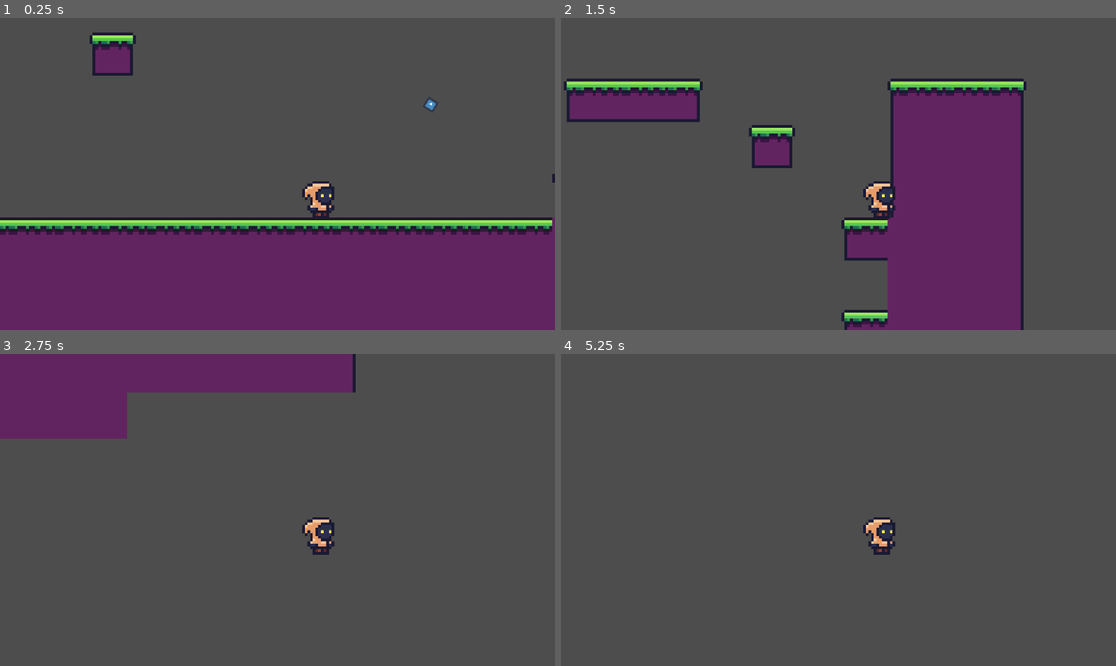
Above: before the commit, frames 1-4 (two rows, left to right).
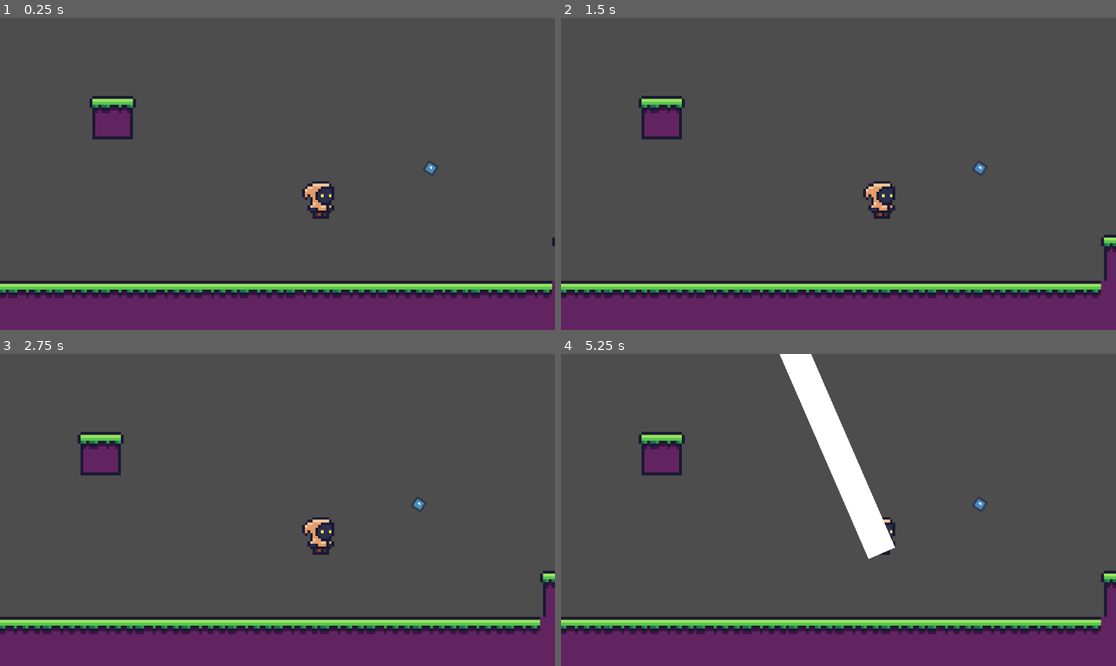
Above: after the commit, the same moments.

Repository: zenbenten/Godot-Platformer
Game: Godot game, scene res://Assets/Scenes/Areas/area_1.tscn
The game is run twice, just before and just after one commit, with the same random seed, the same clock (stepped at 60 frames per second) and the same inputs. The engine's default icon, where the game draws it, is replaced by a stand-in: a white triangle on a blue panel in a dark square.
Inputs (mouse positions are in pixels of both pictures, inside the frame that each line leads up to):
- Up to frame 1 (0.25 s): no input
- Up to frame 2 (1.5 s): tap Enter at 0.5 s; move the mouse to (960, 158) at 0.52 s; hold Right (move_right) from 0.53 s (still down); tap C (grapple) at 0.6 s; click (960, 158) at 0.67 s; tap Z (jump) at 0.77, 1.07 s; tap X (item_use) at 0.8, 1.35 s; move the mouse to (727, 189) at 1.27 s; click (727, 189) at 1.42 s
- Up to frame 3 (2.75 s): tap Z (jump) at 1.52, 1.55, 1.82, 2.1 s; move the mouse to (333, 441) at 2.02 s; release Right (move_right) at 2.03 s; hold Left (move_left) from 2.03 s (still down); click (333, 441) at 2.17 s; tap C (grapple) at 2.3 s
- Up to frame 4 (5.25 s): move the mouse to (810, 572) at 2.77 s; release Left (move_left) at 2.78 s; hold Right (move_right) 2.78-4.28 s; tap C (grapple) at 2.85, 4.35 s; click (810, 572) at 2.92 s; tap Z (jump) at 3.02, 3.32, 3.77, 3.8, 4.07, 4.52, 4.82 s; tap X (item_use) at 3.05, 3.6, 5.1 s; tap Space at 3.5, 5 s; move the mouse to (1005, 556) at 3.52 s; click (1005, 556) at 3.67 s; tap Enter at 4.25 s; move the mouse to (672, 463) at 4.27 s; hold Left (move_left) 4.28-5.03 s; click (672, 463) at 4.42 s; move the mouse to (866, 510) at 5.02 s; hold Right (move_right) from 5.03 s (still down); click (866, 510) at 5.17 s

The runs differ from the first frame. In frame 1, 28% of the frame differs, in the area x 0-100%, y 4-90%; in frame 2, 35%, in the area x 0-100%, y 19-100%; in frame 3, 28%; in frame 4, 21%.

Commit message:
attemping hookshot that is launched and retracted, aimed by mouse

Diff:
--- a/Assets/Scenes/Areas/area_1.tscn
+++ b/Assets/Scenes/Areas/area_1.tscn
@@ -1,8 +1,9 @@
-[gd_scene load_steps=8 format=3 uid="uid://badcvjrm3v6id"]
+[gd_scene load_steps=9 format=3 uid="uid://badcvjrm3v6id"]
 
 [ext_resource type="Texture2D" uid="uid://bv5h24wmk7523" path="res://Assets/Sprites/tiles_1.png" id="1_3uyhe"]
 [ext_resource type="PackedScene" uid="uid://dqyufja82jv67" path="res://Assets/Scenes/player.tscn" id="2_8wi1m"]
 [ext_resource type="Texture2D" uid="uid://gfuvj2yoti1d" path="res://icon.svg" id="3_8wi1m"]
+[ext_resource type="PackedScene" uid="uid://deh3kruqplmn6" path="res://chaingrapple.tscn" id="4_ql8qi"]
 
 [sub_resource type="GDScript" id="GDScript_8wi1m"]
 
@@ -104,8 +105,9 @@
 format = 2
 layer_0/tile_data = PackedInt32Array(65535, 65536, 0, 3, 65536, 0, 4, 65536, 0, 5, 65536, 1, 2, 65536, 0, 1, 65536, 0,  …(2971 unchanged characters)…
 
-[node name="Player" parent="." instance=ExtResource("2_8wi1m")]
+[node name="Player" parent="." node_paths=PackedStringArray("chain") instance=ExtResource("2_8wi1m")]
 position = Vector2(0, -22)
+chain = NodePath("../Chain")
 
 [node name="Hookpoint" type="StaticBody2D" parent="."]
 position = Vector2(38, -39)
@@ -122,3 +124,5 @@
 [node name="Marker2D" type="Marker2D" parent="Hookpoint"]
 position = Vector2(0, 2)
 scale = Vector2(748.237, 1.29045)
+
+[node name="Chain" parent="." instance=ExtResource("4_ql8qi")]
--- a/Assets/Scenes/player.tscn
+++ b/Assets/Scenes/player.tscn
@@ -1,10 +1,9 @@
-[gd_scene load_steps=7 format=3 uid="uid://dqyufja82jv67"]
+[gd_scene load_steps=6 format=3 uid="uid://dqyufja82jv67"]
 
 [ext_resource type="Script" uid="uid://b7mmlyfkb7maq" path="res://Assets/Scripts/player_controller.gd" id="1_7dd06"]
 [ext_resource type="Texture2D" uid="uid://cym5lijt1p145" path="res://Assets/Sprites/player.png" id="2_7dd06"]
 [ext_resource type="Script" uid="uid://cd17n4syhgoxr" path="res://Assets/Scripts/StateMachine.gd" id="3_38rej"]
 [ext_resource type="Script" uid="uid://b1nbikwyq3qbl" path="res://Assets/Scripts/move.gd" id="4_t1xgp"]
-[ext_resource type="Script" uid="uid://2qka4ubcm45v" path="res://Assets/Scripts/grapple.gd" id="5_23lac"]
 
 [sub_resource type="ConvexPolygonShape2D" id="ConvexPolygonShape2D_7dd06"]
 points = PackedVector2Array(-1.70331, -7.407, 1.70331, -7.407, 1.70331, 1.2345, 0, 8.64149, -1.70331, 1.2345)
@@ -36,11 +35,8 @@
 [node name="PinJoint2D" type="PinJoint2D" parent="."]
 
 [node name="Line2D" type="Line2D" parent="."]
-closed = true
-width = 1.0
-default_color = Color(1, 0, 1, 1)
 
-[node name="RayCastContainer" type="Node" parent="."]
+[node name="RayCastContainer" type="Node2D" parent="."]
 
 [node name="RayCast2D" type="RayCast2D" parent="RayCastContainer"]
 target_position = Vector2(0, -100)
@@ -75,4 +71,3 @@
 script = ExtResource("4_t1xgp")
 
 [node name="Grapple" type="Node" parent="StateMachine"]
-script = ExtResource("5_23lac")
--- /dev/null
+++ b/Assets/Scripts/Chain.gd
@@ -0,0 +1,81 @@
+# chain.gd
+# This script controls a projectile chain that flies, collides, and hooks.
+extends Node2D
+
+# Signal to notify the player when the hook has successfully attached.
+signal chain_hooked(hook_point, hook_body)
+
+# `@onready` is the Godot 4 syntax for the old `onready`.
+@onready var links: Sprite2D = $Links
+@onready var tip_body: CharacterBody2D = $Tip # The tip should be a CharacterBody2D for collision
+
+var direction := Vector2.ZERO
+# The 'tip' variable now stores the global position of the tip_body.
+var tip_position: Vector2
+
+const SPEED = 3500  # Increased speed to work with delta-time movement
+
+var flying = false
+var hooked = false
+
+# shoot() shoots the chain in a given direction
+func shoot(dir: Vector2) -> void:
+	# Don't shoot if already flying or hooked
+	if flying or hooked:
+		return
+
+	direction = dir.normalized()
+	flying = true
+	hooked = false
+	# Reset the tip's physical location to the chain's origin
+	tip_body.global_position = self.global_position
+	tip_position = self.global_position
+
+# release() the chain
+func release() -> void:
+	flying = false
+	hooked = false
+	# When released, bring the tip back to the origin visually
+	tip_position = self.global_position
+	tip_body.global_position = self.global_position
+
+
+func _process(_delta: float) -> void:
+	self.visible = flying or hooked
+	if not self.visible:
+		return
+
+	# Convert the global tip position to coordinates local to the chain's origin
+	var tip_loc = to_local(tip_position)
+
+	# `deg_to_rad` is the Godot 4 replacement for `deg2rad`
+	var angle = Vector2.ZERO.angle_to_point(tip_loc) - deg_to_rad(90)
+
+	links.rotation = angle
+	tip_body.rotation = angle
+
+	# Position the base of the links sprite at the tip
+	links.position = tip_loc
+	# Stretch the links sprite to cover the distance
+	links.region_rect.size.y = tip_loc.length()
+
+
+func _physics_process(delta: float) -> void:
+	if flying:
+		# Move the tip_body and check for collision
+		var collision_result = tip_body.move_and_collide(direction * SPEED * delta)
+
+		if collision_result:
+			var collider = collision_result.get_collider()
+			# Check if we hit a valid hookable object
+			if collider and collider.is_in_group("Hookable"):
+				hooked = true
+				flying = false
+				# Emit the signal with the collision point and the object we hit
+				emit_signal("chain_hooked", tip_body.global_position, collider)
+			else:
+				# If we hit a non-hookable wall, just retract
+				release()
+
+	# Always update our tracking variable with the tip's latest global position
+	tip_position = tip_body.global_position
--- /dev/null
+++ b/Assets/Scripts/Chain.tscn
@@ -0,0 +1,30 @@
+[gd_scene load_steps=5 format=2]
+
+[ext_resource path="res://assets/hook.png" type="Texture" id=1]
+[ext_resource path="res://assets/link.png" type="Texture" id=2]
+[ext_resource path="res://Chain.gd" type="Script" id=3]
+
+[sub_resource type="CapsuleShape2D" id=1]
+radius = 4.61143
+height = 8.80657
+
+[node name="Chain" type="Node2D"]
+script = ExtResource( 3 )
+
+[node name="Links" type="Sprite" parent="."]
+texture = ExtResource( 2 )
+centered = false
+offset = Vector2( -8, 14 )
+region_enabled = true
+region_rect = Rect2( 0, 0, 16, 360 )
+
+[node name="Tip" type="KinematicBody2D" parent="."]
+collision_layer = 4
+
+[node name="Hook" type="Sprite" parent="Tip"]
+texture = ExtResource( 1 )
+offset = Vector2( 0, 8 )
+
+[node name="CollisionShape2D" type="CollisionShape2D" parent="Tip"]
+position = Vector2( 0, 15.7008 )
+shape = SubResource( 1 )
--- a/Assets/Scripts/grapple.gd
+++ b/Assets/Scripts/grapple.gd
@@ -1,40 +1,104 @@
-# Grapple.gd
+# GrappleState.gd
+# This state manages all logic when the player is actively grappling.
+# It assumes exclusive control over the player's velocity.
 extends State
-class_name GrappleState
 
-@onready var player = owner
+#== EXPORTED VARIABLES FOR TUNING ==#
+@export var grapple_speed: float = 800.0
+@export var arrival_threshold: float = 20.0
+@export var rope_deploy_time: float = 0.15
+@export var release_momentum_multiplier: float = 1.2
 
-# DELETED: We are removing the old setup_hook() function entirely.
+#== NODES ==#
+@onready var line_2d: Line2D = $"../../Line2D" # Path to the Line2D node for the rope.
 
-# The 'enter' function is the perfect place for all setup logic.
-# It is called by the state machine exactly when this state becomes active.
-func enter():
-	# Check if the hook data is valid before using it.
-	if player.grapple_hook_data.is_empty():
-		# If for some reason the data is missing, abort and go back to Move state.
-		# This is a defensive check to prevent crashes.
-		state_machine.change_state("Move")
-		return
+#== STATE VARIABLES ==#
+var hook_target_pos: Vector2
+var current_deploy_time: float = 0.0
 
-	# Set up the grapple using the data stored on the player.
-	player.hooked = true
-	player.pinjoint.global_position = player.grapple_hook_data["point"]
-	player.pinjoint.node_b = player.grapple_hook_data["body"].get_path()
+func on_enter() -> void:
+	"""
+	Called by the StateMachine upon entering this state.
+	Initializes visuals and physics for the grapple.
+	"""
+	line_2d.visible = true
+	player.velocity.y = 0 # Nullify gravity's effect from the previous state.
 
-	# It's good practice to clear the data after using it.
-	player.grapple_hook_data.clear()
+	# Reset the rope animation timer.
+	current_deploy_time = 0.0
+	if line_2d.material:
+		line_2d.material.set_shader_parameter("progress", 0.0)
 
-func exit():
-	# This cleanup logic is still correct.
-	player.hooked = false
-	if player.pinjoint:
-		player.pinjoint.node_b = NodePath("")
+func on_exit() -> void:
+	"""
+	Called by the StateMachine upon exiting this state.
+	Cleans up visuals and applies momentum.
+	"""
+	line_2d.visible = false
+	line_2d.clear_points()
 
-func process_physics(_delta: float):
-	# This physics logic is still correct.
-	var swing_influence = Input.get_axis("move_left", "move_right") * player.speed * 0.5
-	player.velocity.x += swing_influence * _delta
+	# Apply a momentum boost for a satisfying slingshot effect.
+	player.velocity *= release_momentum_multiplier
 
-	# This transition logic is still correct.
-	if Input.is_action_just_released("item_use"):
-		state_machine.change_state("Move")
+func state_process(delta: float) -> State:
+	"""
+	The per-frame logic loop. Handles movement, visuals, and exit checks.
+	"""
+	# Exit Condition: Player has arrived at the destination.
+	if player.global_position.distance_to(hook_target_pos) < arrival_threshold:
+		return owner.get_node("AirState")
+
+	# --- Physics Authority ---
+	# This state has full control over velocity.
+	var direction = player.global_position.direction_to(hook_target_pos)
+	player.velocity = direction * grapple_speed
+
+	# --- Visuals ---
+	update_rope_visual()
+	animate_rope_deployment(delta)
+
+	return null # Remain in this state.
+
+func state_input(event: InputEvent) -> State:
+	"""
+	Handles input-based exit conditions.
+	"""
+	# Exit Condition: Player releases the grapple button.
+	if event.is_action_released("grapple"):
+		return owner.get_node("AirState")
+
+	# Exit Condition: Player presses jump to cancel and get a small boost.
+	if event.is_action_just_pressed("jump"):
+		# Assumes 'jump_velocity' is a property on the main Player script.
+		player.velocity.y = -player.jump_velocity
+		return owner.get_node("AirState")
+
+	return null
+
+#== HELPER FUNCTIONS ==#
+func update_rope_visual() -> void:
+	"""
+	Updates the Line2D points to draw the rope from player to anchor.
+	"""
+	# Add points if they don't exist, which is good practice.
+	if line_2d.get_point_count() < 2:
+		line_2d.add_point(Vector2.ZERO)
+		line_2d.add_point(Vector2.ZERO)
+
+	# Points are in the Line2D's local space. We need to convert the player's
+	# global position and the hook's global position into that local space.
+	# Since the Line2D is a sibling of the player, its global_transform can be used.
+	var local_player_pos = line_2d.to_local(player.global_position)
+	var local_hook_pos = line_2d.to_local(hook_target_pos)
+
+	line_2d.set_point_position(0, local_player_pos)
+	line_2d.set_point_position(1, local_hook_pos)
+
+func animate_rope_deployment(delta: float) -> void:
+	"""
+	Updates the shader uniform to animate the rope extending.
+	"""
+	if line_2d.material and current_deploy_time < rope_deploy_time:
+		current_deploy_time += delta
+		var deploy_progress = min(current_deploy_time / rope_deploy_time, 1.0)
+		line_2d.material.set_shader_parameter("progress", deploy_progress)
--- a/Assets/Scripts/move.gd
+++ b/Assets/Scripts/move.gd
@@ -1,30 +1,41 @@
-# Move.gd
+# Move.gd (Corrected and Cleaned)
 extends State
 class_name MoveState
 
-# We need a reference to the player to access things like velocity and move_and_slide()
-# 'owner' is a built-in property that refers to the scene root (our Player node).
-@onready var player = owner
+# It's good practice to get the player reference once.
+@onready var player = get_owner()
+
+func enter():
+	# When we enter the Move state (i.e., land on the ground),
+	# we should refresh our ability to air-jump.
+	player.can_jump = true
 
 func process_physics(_delta: float):
-	# Handle horizontal movement
+	# --- STATE TRANSITION ---
+	# First, check if we should leave this state. If we fall off a ledge,
+	# we are no longer in the "Move" state.
+	if not player.is_on_floor():
+		state_machine.change_state("Air")
+		return # Stop processing here to avoid running code for the wrong state
+
+	# --- HANDLE MOVEMENT ---
+	# Get player input for walking.
 	var move_input = Input.get_axis("move_left", "move_right")
-	player.velocity.x = move_input * player.speed
+	player.velocity.x = move_input * player.move_speed
 
-	# Handle gravity
-	if not player.is_on_floor():
-		player.velocity.y += player.gravity * _delta
+	# Apply gravity to keep the player stuck to the floor.
+	player.velocity.y += player.gravity_amount * _delta
 
-	# Handle jumping
-	if player.is_on_floor() and Input.is_action_just_pressed("jump"):
+	# Handle jumping.
+	if Input.is_action_just_pressed("jump"):
 		player.velocity.y = -player.jump_force
+		# Jumping immediately puts us in the air, so we change state.
+		state_machine.change_state("Air")
+		return
 
-	# --- TRANSITION ---
-	# Check if we should transition to the Grapple state.
-	if Input.is_action_just_pressed("item_use"):
-		var hook_data = player.find_closest_hook_point()
-		if hook_data:
-			# 1. Store the data on the player node.
-			player.grapple_hook_data = hook_data
-			# 2. Simply request the state change.
-			state_machine.change_state("Grapple")
+	# --- APPLY FRICTION ---
+	# Apply ground friction to slow down when there's no input.
+	player.velocity.x = lerp(player.velocity.x, 0.0, player.friction_ground)
+
+# The logic for firing the hook has been removed from this script,
+# because it's now handled entirely by Player.gd's _input() function.
--- a/Assets/Scripts/player_controller.gd
+++ b/Assets/Scripts/player_controller.gd
@@ -1,59 +1,64 @@
-# Player.gd (The simplified main script)
+# Player.gd (Revised for Projectile Chain)
 extends CharacterBody2D
 
-# --- SHARED VARIABLES ---
-# These are properties that any state might need to access.
-@export var speed: int = 300
-@export var jump_force: int = 400
+# --- CHARACTER PHYSICS CONSTANTS ---
+@export var jump_force: float = 1550.0
+@export var move_speed: float = 500.0
+@export var gravity_amount: float = 60.0
+@export var max_speed: float = 2000.0
+@export var friction_air: float = 0.95
+@export var friction_ground: float = 0.85
+@export var chain_pull_force: float = 105.0
 
+# --- SHARED STATE VARIABLES ---
+var can_jump: bool = false
+var hooked: bool = false
+
+# --- NODE REFERENCES ---
+@onready var state_machine = $StateMachine
 @onready var pinjoint: PinJoint2D = $PinJoint2D
 @onready var line: Line2D = $Line2D
-@onready var raycast_container = $RayCastContainer
+@export var chain: Node2D # Creates a slot in the Inspector
 
 var grapple_hook_data: Dictionary = {}
 
-var hooked = false # This can be used by the Line2D logic
-var gravity = ProjectSettings.get_setting("physics/2d/default_gravity")
+func _ready():
+	# Connect the chain's signal to a function on this player script.
+	# This is the core of our new communication method.
+	chain.chain_hooked.connect(_on_chain_hooked)
 
+func _input(event: InputEvent) -> void:
+	if event is InputEventMouseButton and event.button_index == MOUSE_BUTTON_LEFT:
+		if event.pressed:
+			# Tell the chain to shoot towards the mouse cursor
+			chain.shoot(get_global_mouse_position() - global_position)
+		else:
+			# Tell the chain to release
+			chain.release()
+			# If we are currently hooked, releasing the mouse should detach us
+			if state_machine.current_state.name == "Hooked":
+				state_machine.change_state("Air")
 
-# The player script no longer needs a _physics_process!
-# The active state handles velocity, and we just apply it here.
-func _physics_process(_delta):
-	# The state machine will modify player.velocity.
-	# We just need to apply the final movement and draw the rope.
+# This function is called automatically when the chain emits its "chain_hooked" signal.
+func _on_chain_hooked(hook_point, hook_body):
+	self.grapple_hook_data = {"point": hook_point, "body": hook_body}
+	state_machine.change_state("Hooked")
+
+func _physics_process(_delta: float):
+	velocity.x = clamp(velocity.x, -max_speed, max_speed)
+	velocity.y = clamp(velocity.y, -max_speed, max_speed)
+
 	move_and_slide()
+
+	# The rope drawing now uses the chain's state.
 	_update_rope()
 
-# This helper function can stay on the player since multiple states might need it.
-func find_closest_hook_point():
-	var closest_point = Vector2.ZERO
-	var closest_body = null
-	var closest_distance = INF
-	var rays = raycast_container.get_children()
-
-	for ray in rays:
-		ray.force_raycast_update()
-
-	for ray in rays:
-		if ray.is_colliding():
-			var collider = ray.get_collider()
-			if collider and collider.is_in_group("Hookable"):
-				var collision_point = ray.get_collision_point()
-				var distance = global_position.distance_squared_to(collision_point)
-				if distance < closest_distance:
-					closest_distance = distance
-					closest_point = collision_point
-					closest_body = collider
-
-	if closest_body:
-		return {"point": closest_point, "body": closest_body}
-
-	return null
-
 func _update_rope():
-	if hooked and pinjoint:
+	# We draw the rope if the chain script says it's hooked.
+	if chain.hooked:
 		line.clear_points()
 		line.add_point(Vector2.ZERO)
-		line.add_point(to_local(pinjoint.global_position))
+		# Draw a line from the player to the chain's tip.
+		line.add_point(to_local(chain.tip_position))
 	else:
 		line.clear_points()
--- /dev/null
+++ b/chaingrapple.tscn
@@ -0,0 +1,30 @@
+[gd_scene load_steps=5 format=3 uid="uid://deh3kruqplmn6"]
+
+[ext_resource type="Script" uid="uid://bd5kd5e55uwfi" path="res://Assets/Scripts/Chain.gd" id="1_un74y"]
+[ext_resource type="Texture2D" uid="uid://gfuvj2yoti1d" path="res://icon.svg" id="2_8mdce"]
+[ext_resource type="Texture2D" uid="uid://bjpblf17moy03" path="res://Assets/Sprites/link.png" id="3_0ehgo"]
+
+[sub_resource type="CapsuleShape2D" id="CapsuleShape2D_06yct"]
+
+[node name="Chain" type="Node2D"]
+script = ExtResource("1_un74y")
+
+[node name="Links" type="Sprite2D" parent="."]
+scale = Vector2(0.0548776, 0.0548776)
+texture = ExtResource("2_8mdce")
+
+[node name="Tip" type="CharacterBody2D" parent="."]
+texture_repeat = 2
+position = Vector2(0, 25)
+
+[node name="Hook" type="Sprite2D" parent="Tip"]
+texture_repeat = 2
+scale = Vector2(0.145848, 0.145848)
+texture = ExtResource("3_0ehgo")
+region_enabled = true
+region_rect = Rect2(0, 0, 16, 360)
+
+[node name="CollisionShape2D" type="CollisionShape2D" parent="Tip"]
+position = Vector2(0, -25)
+scale = Vector2(0.208271, 0.208271)
+shape = SubResource("CapsuleShape2D_06yct")
Not shown, added: Assets/Scripts/Chain.gd.uid
Binary file added: Assets/Sprites/link.png
Not shown, added: Assets/Sprites/link.png.import
